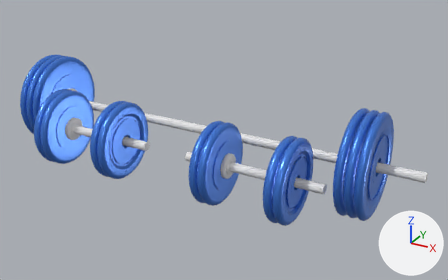
The Blender file 3d_models/dumbells/dumbells.blend as it was, and as the next commit left it.
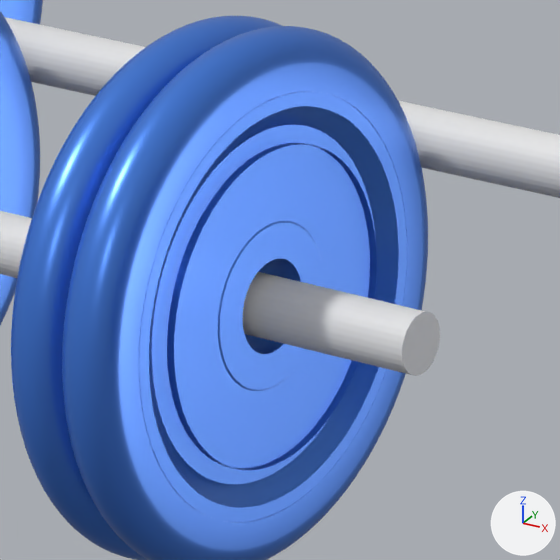
The first picture shows the older version from a 50 mm camera at (0.498, -1.284, 0.751) aimed at (-0.207, -0.002, 0.11). The close-ups show both versions on the part from 20% to 37% of the width and 35% to 63% of the height of that picture; other places that the commit changed are outside them. Lighting does not change. The marker at lower right points along +X, +Y and +Z.

Names of what the first close-up shows: 'Cylinder', 'Cylinder.001', 'haltere 02.003', 'haltere 02.010', 'haltere 02.011', 'haltere 02.014'.
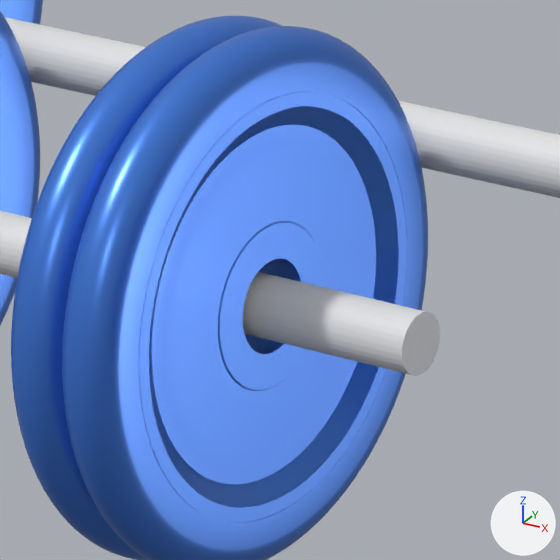
Boxes [x1, y1, x2, y2] around the edits, measured in the close-ups (560 x 560 px):
part 1 of me_haltere_02_002, cut back
    before: [167, 143, 377, 470]
    after: [167, 143, 370, 468]

The change, as a diff of the scene's bpy script:
```diff
--- a/3d_models/dumbells/dumbells.blend.py
+++ b/3d_models/dumbells/dumbells.blend.py
@@ me_haltere_02_002 @@
 # used by ob_haltere_02_010; location = (-0.4499, -0.1135, 0.1013); rotation_euler = (0.0, 0.0, -3.142), in degrees (0, 0, -180)
-me_haltere_02_002.from_pydata(...)  # 8928 vertices, 8742 faces; spans x -0.019..0.019, y -0.101..0.101, z -0.101..0.101
+me_haltere_02_002.from_pydata(...)  # 8832 vertices, 8646 faces; spans x -0.019..0.019, y -0.101..0.101, z -0.101..0.101
+# me_haltere_02_002 part 1
+# 96 vertices are removed from x -0.019, y -0.06..0.06, z -0.06..0.06
+# 192 faces are deleted
+# 96 new faces join them, mat_haltere_chrome
 me_haltere_02_002.materials.append(mat_metal_silver)
```
